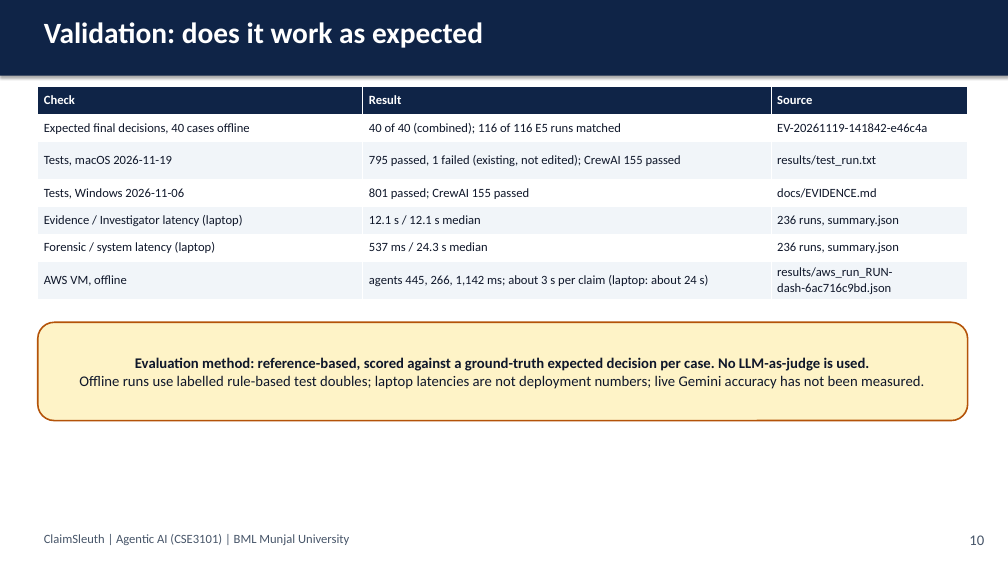
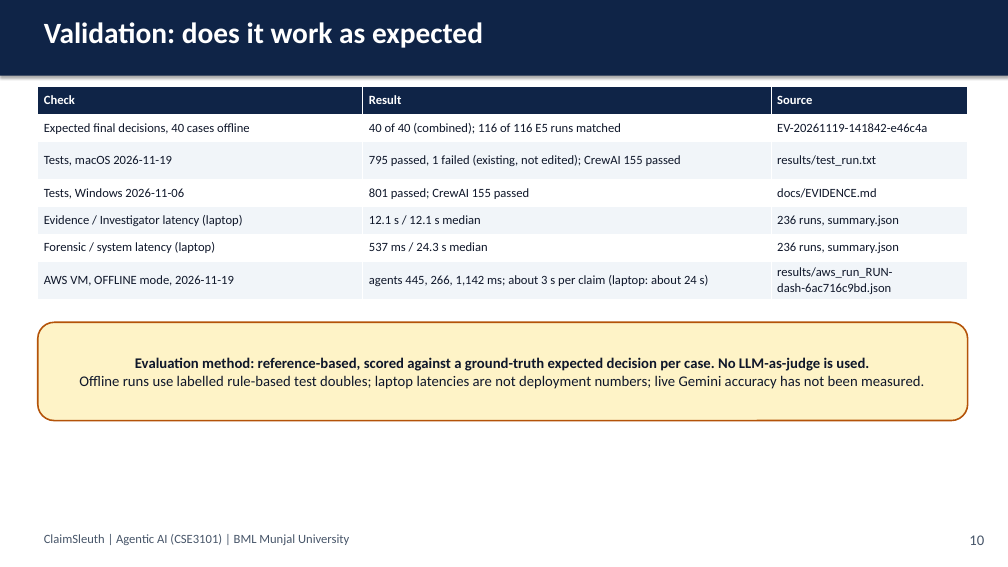
Before and after one commit to astitvasaxena/ClaimSleuth_simple, a slide deck: slide 11 of docs/submission/ClaimSleuth_Final_Presentation.pptx. Drawn at 1008x567 pixels with LibreOffice and Linux fonts; fonts in the diff are those of the drawing. Boxes give left, top, right and bottom in pixels: in the first picture for what was removed or moved away, otherwise in the second. Text is boxed around its words. In the diff, an @@ line names an element or a change of style, - is before the commit and + after.

Commit message:
Sync deliverables to live AWS deployment: Elastic IP, live mode, CI/CD docs, live-run evidence, deploy script fixes

```diff
--- a/docs/submission/ClaimSleuth_Final_Presentation.pptx
+++ b/docs/submission/ClaimSleuth_Final_Presentation.pptx
@@ table at <box>38,87,968,299</box> @@
-row 7, column 1: AWS VM, offline
+row 7, column 1: AWS VM, OFFLINE mode, 2026-11-19
```
Also in this commit, not shown: 4 other slides changed, 20 other files.
